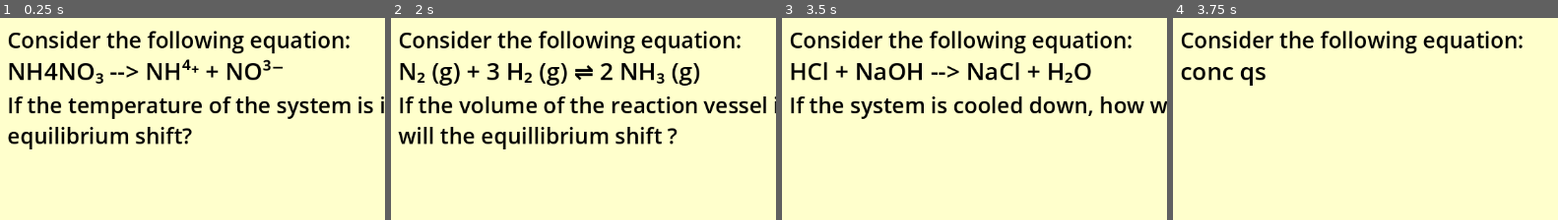
Above: before the commit, frames 1-4 (left to right).
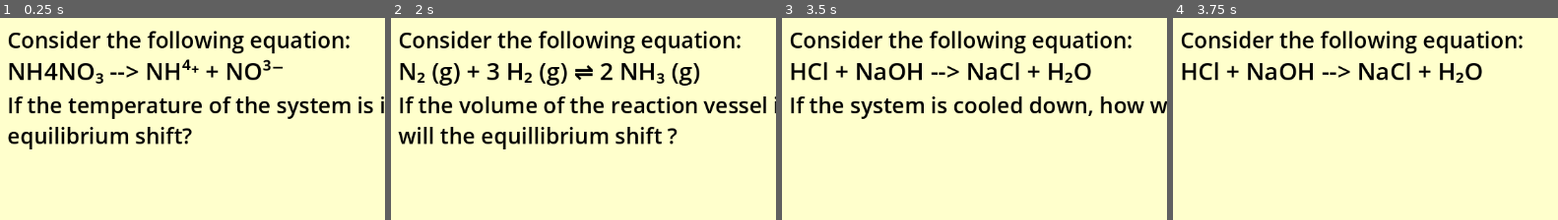
Above: after the commit, the same moments.

Repository: iisalut/Le-Chateliers-Principles-game
Game: Godot game, scene res://quiz.tscn
Same seed, same stepped clock (60 frames per second), same inputs: the game is played once before the commit and once after it. The project has no main scene, so this scene is started directly.
Inputs:
- Up to frame 1 (0.25 s): no input
- Up to frame 2 (2 s): click "Submit answer" at 0.5 s; click "Next qs" at 1.25 s
- Up to frame 3 (3.5 s): click "Next qs" at 2 s; click "Submit answer" at 2.75 s
- Up to frame 4 (3.75 s): click "Next qs" at 3.5 s
The pictures show only the part of the screen within x 11-61%, y 0-50%; the shares and areas given below are measured in that part.

Frames 1-3 are identical in both runs. In frame 4, 2.9% of the frame differs, in the area x 2-81%, y 21-34%.

Commit message:
created question filtering system+ very buggy

Diff:
--- a/actual-le-chateliers/game_manager.gd
+++ b/actual-le-chateliers/game_manager.gd
@@ -11,13 +11,14 @@
 @onready var question_description: RichTextLabel = $question_description
 
 var score=0 # rn bug if player click submit button will inc :( fix later
-var random_of_3=1 # first qs always temp BUT keeps track of which qs type (temp,vol,conc)
+var qs_type=1 # first qs always temp BUT keeps track of which qs type (temp,vol,conc)
 var curr_qs="" # current question
 
 #---temp variables and functions-----
 var random_select_temp= randi_range(0,5) # random var to choose in temp dict
 var curr_enthalpy="" #current enthalpy
 var heat_added= randf()<0.5 # boolean value that manages the heat added/ removed aspect
+var can_temp_activate= true
 
 func choose_temp_qs():  # HELPER chooses a temp qs from the temp dict
 	# already starts from the a random value and then
@@ -57,6 +58,7 @@
 	random_select_temp= randi_range(0,5)
 
 	choose_temp_qs() # uses helper
+	validate_qs(curr_qs,qs_type)
 	question_label.text= curr_qs
 	enthalpy_label.text="ΔH : "+curr_enthalpy
 	heat_added= randf()<0.5
@@ -72,6 +74,7 @@
 var random_select_vol= randi_range(0,6)
 var curr_max_vol_moles=""
 var vol_inc= 0.5<randf()
+var can_vol_activate= true
 
 
 func choose_vol_qs():
@@ -105,21 +108,65 @@
 	vol_inc= 0.5<randf()
 	random_select_vol= randi_range(0,6)
 	choose_vol_qs()
+	validate_qs(curr_qs,qs_type)
 	question_label.text=curr_qs
 	if (vol_inc==true):
 		question_description.text="If the volume of the reaction vessel is INCREASED, which way will the equillibrium shift ?"
 	else:
 		question_description.text="If the volume of the reaction vessel is DECREASED, which way will the equillibrium shift ?"
 
+#-------------------------------------------------------------------------------------
+func validate_qs(current_qs, question_type):
+	# takes curr_qs and question_type figures out what type of question.
+	# if the chosen qs not in the finished_dict then that is the final chosen question and it is added to the finished_dict
+	# if the chosen qs is in the finished_dict then the func runs again till a new qs is chosen
+
+		if question_type==1 and can_temp_activate:
+			while true:
+				if(!QsData.temp_finished_qs.has(current_qs)):
+					curr_qs=current_qs
+					QsData.temp_finished_qs.append(curr_qs)
+					QsData.full_finished_qs.append(curr_qs)
+					print(" finished_temp: "+ str(QsData.full_finished_qs))
+					if QsData.temp_finished_qs.size()==6: # need to update this num everytime change num qs
+						can_temp_activate=false
+					break
+				else:
+					if QsData.temp_finished_qs.size()==6: # need to update this num everytime change num qs
+						can_temp_activate=false
+						break
+					choose_temp_qs()
+					current_qs=curr_qs
+
+		elif question_type==2 and can_vol_activate :
+			while true:
+				if(!QsData.vol_finished_qs.has(current_qs)):
+					curr_qs=current_qs
+					QsData.vol_finished_qs.append(curr_qs)
+					QsData.full_finished_qs.append(curr_qs)
+					print(" finished_vol: "+ str(QsData.full_finished_qs))
+					if QsData.vol_finished_qs.size()==7: # need to update this num everytime change num qs
+						can_vol_activate=false
+					break
+				else:
+					if QsData.vol_finished_qs.size()==7: # need to update this num everytime change num qs
+						can_vol_activate=false
+						break
+					choose_vol_qs()
+					current_qs=curr_qs
+		else:
+			pass
 
 func _ready():
 	display_temp()
 
+
+
 func _on_submit_button_pressed() -> void: # displays answer label
 	var slider_value= slider.value
-	if (random_of_3== 1):
+	if (qs_type== 1):
 		check_temp_ans(slider_value)
-	elif (random_of_3==2):
+	elif (qs_type==2):
 		check_vol_ans(slider_value)
 	else:
 		pass #conc
@@ -129,10 +176,25 @@
 	enthalpy_label.text=""
 	question_description.text=""
 	answer_label.text=""
-	random_of_3= randi_range(1,3)
-	if (random_of_3== 1):
-		display_temp()
-	elif (random_of_3==2):
-		display_vol()
-	else:
-		question_label.text="conc qs"
+	qs_type= randi_range(1,3)
+
+	#if (qs_type== 1 ):
+	#	display_temp()
+	#elif (qs_type==2):
+	#	display_vol()
+	#else:
+	#	question_label.text="conc qs"
+
+	match qs_type:
+		1:
+			if (can_temp_activate):
+				display_temp()
+			else:
+				_on_button_pressed()
+		2:
+			if (can_vol_activate):
+				display_vol()
+			else:
+				_on_button_pressed()
+		3:
+			pass
--- a/actual-le-chateliers/qs_data.gd
+++ b/actual-le-chateliers/qs_data.gd
@@ -16,4 +16,6 @@
 5:{"CH4 (g) + H₂O (g) <=> CO (g) + 3 H₂ (g)": "right"},
 6:{"PCl5 (g) ⇌ PCl3 (g) + Cl2 (g)":"right"}
 }
-var finished_qs=[]
+var full_finished_qs=[]
+var temp_finished_qs=[]
+var vol_finished_qs=[]
